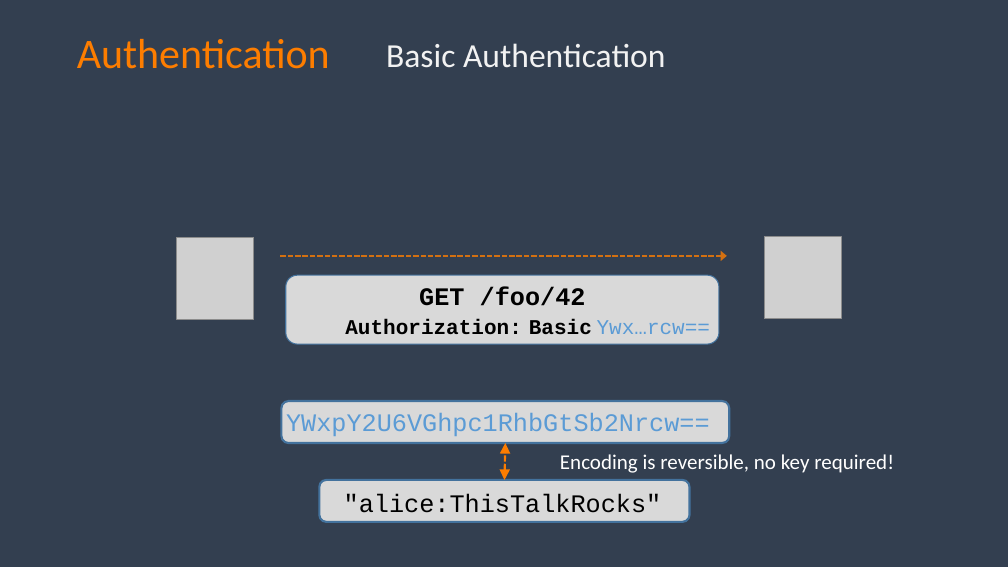
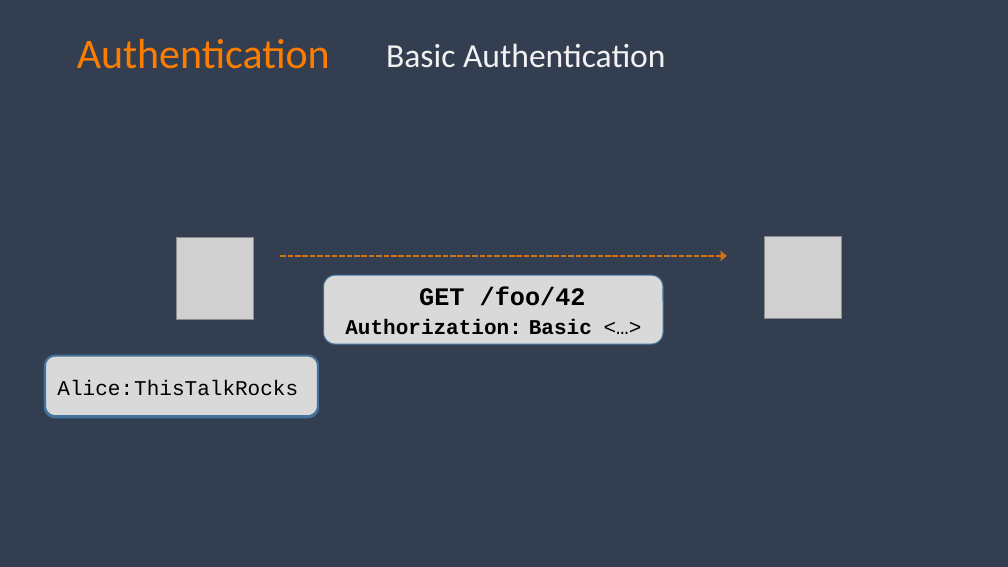
Before and after one commit to spetryjohnson/talk-PracticalAuthForDevs, a slide deck: slide 35 of Authentication for Non-Developers.pptx (slide 36 before the commit). Drawn at 1008x567 pixels with LibreOffice and Linux fonts; fonts in the diff are those of the drawing; grey boxes stand for pictures. Boxes give left, top, right and bottom in pixels: in the first picture for what was removed or moved away, otherwise in the second. Text is boxed around its words. In the diff, an @@ line names an element or a change of style, - is before the commit and + after.

```diff
--- a/Authentication for Non-Developers.pptx
+++ b/Authentication for Non-Developers.pptx
@@ rounded rectangle resized from (x1=286, y1=275, x2=719, y2=344) to (x1=324, y1=275, x2=663, y2=344) @@
@@ text removed at (x1=597, y1=320, x2=710, y2=334) @@
-Ywx…rcw==
@@ text added at (x1=597, y1=309, x2=650, y2=343), 20 pt, text #000000 @@
+<…>
@@ rounded rectangle added at (x1=45, y1=357, x2=318, y2=417), fill #D9D9D9, outline #43739E 2 pt @@
@@ rounded rectangle added at (x1=45, y1=355, x2=318, y2=416), fill #D9D9D9, outline #43739E 2 pt @@
@@ text at (x1=57, y1=380, x2=298, y2=396): text changed; size 24 to 20 pt @@
-"alice:ThisTalkRocks"
+Alice:
@@ text added at (x1=57, y1=380, x2=298, y2=396), 20 pt, text #000000 @@
+ThisTalkRocks
@@ rounded rectangle removed at (x1=281, y1=402, x2=729, y2=444) @@
@@ text removed at (x1=286, y1=413, x2=710, y2=436) @@
-YWxpY2U6VGhpc1RhbGtSb2Nrcw==
@@ double arrow removed from (504, 480) to (505, 443) @@
@@ text removed at (x1=560, y1=454, x2=894, y2=473) @@
-Encoding is reversible, no key required!
@@ rounded rectangle removed at (x1=319, y1=480, x2=690, y2=523) @@
```
Also in this commit, not shown: 9 other slides changed, 4 slides added, 1 slide removed.
